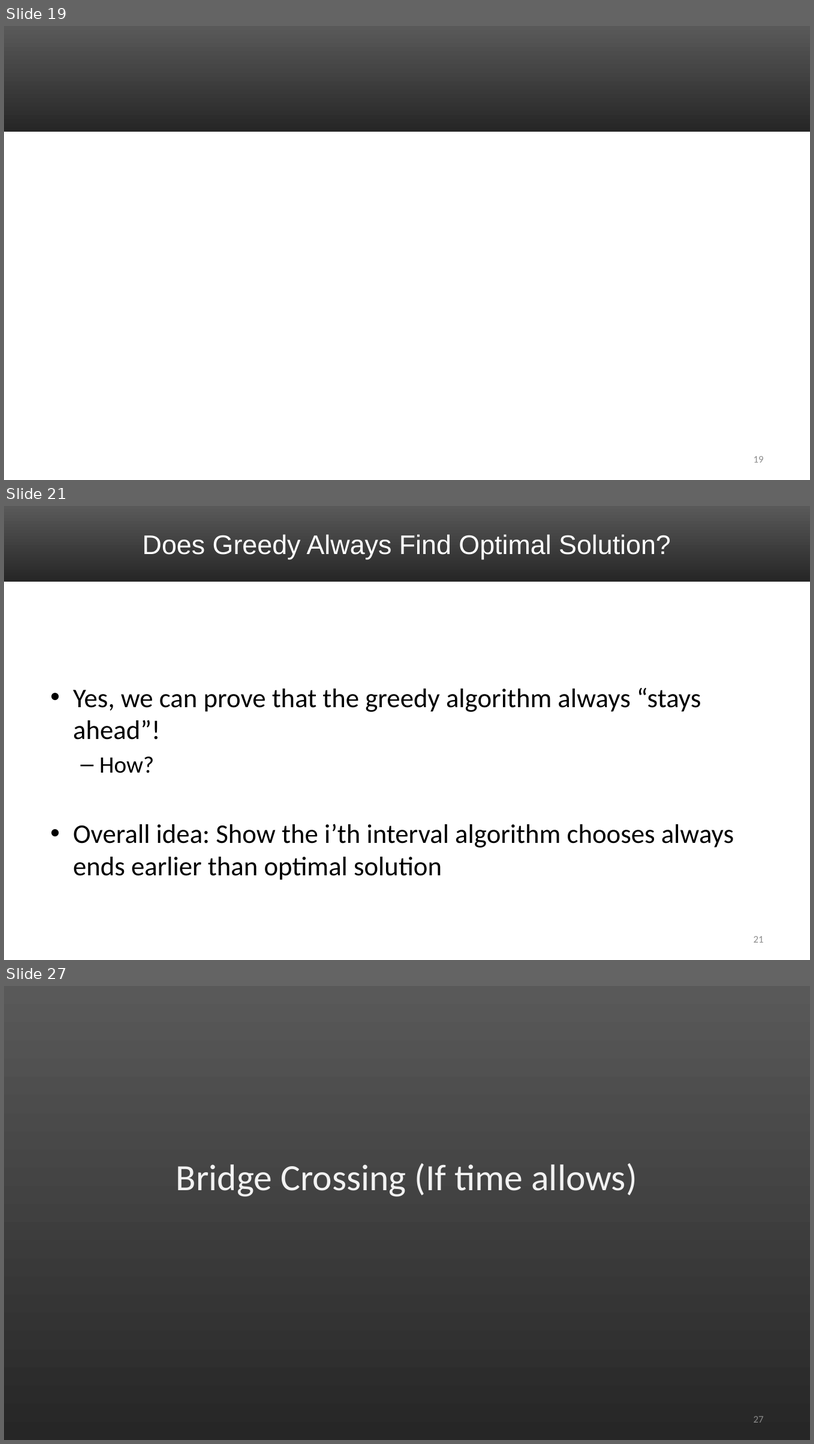
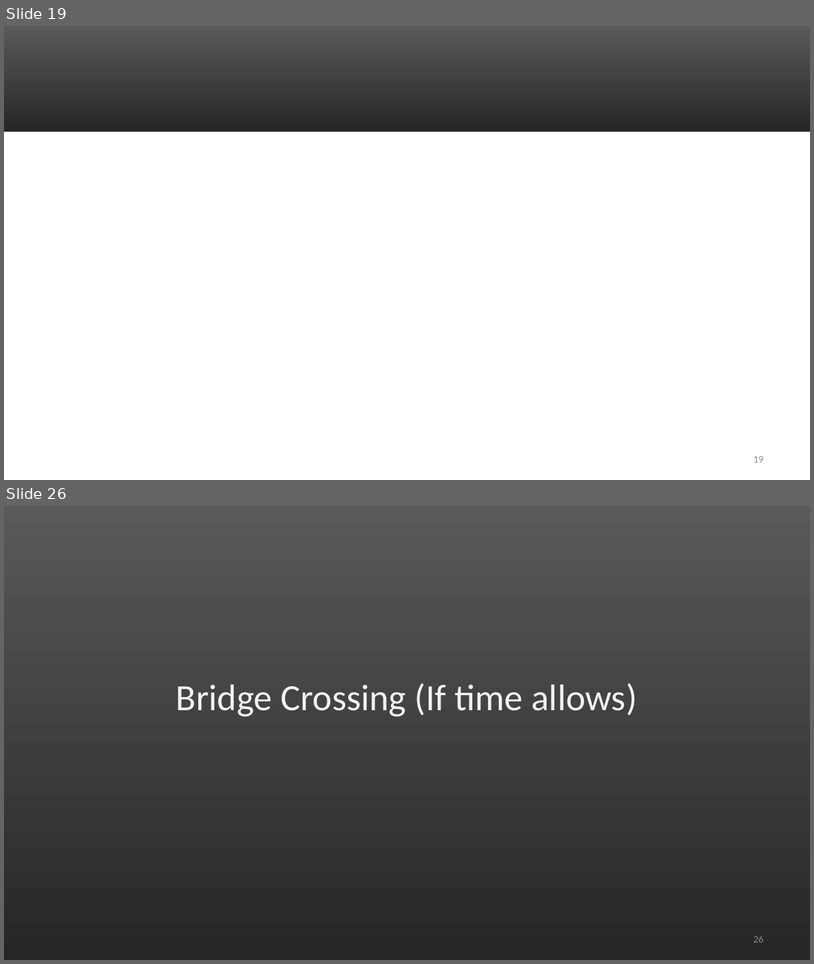
Before and after one commit to markfloryan/dsa2, a slide deck: slides/04-ActivitySelect.pptx. Shown one above the other, each under a label of ours: slides 19, 21 and 27 before the commit, slides 19 and 26 after it; the slides between them are not shown. The pictures are 814x1444 and 814x964 pixels, drawn with LibreOffice and Linux fonts; fonts in the diff are those of the drawing. Boxes give left, top, right and bottom in pixels: in the first picture for what was removed or moved away, otherwise in the second. Text is boxed around its words. In the diff, an @@ line names an element or a change of style, - is before the commit and + after.

```diff
--- a/slides/04-ActivitySelect.pptx
+++ b/slides/04-ActivitySelect.pptx
@@ slide 21 removed at <box>4,506,810,960</box>, background #FFFFFF @@
@@ rectangle removed at <box>4,506,810,582</box> @@
@@ title removed at <box>143,534,671,559</box> @@
-Does Greedy Always Find Optimal Solution?
@@ text removed at <box>73,688,734,880</box> @@
-• Yes, we can prove that the greedy algorithm always “stays ahead”!
-  – How?
-• Overall idea: Show the i’th interval algorithm chooses always ends earlier than optimal solution
@@ page number removed at <box>754,936,764,942</box> @@
-21
@@ what was slide 27 is now slide 26 @@
@@ page number at <box>754,936,764,942</box>: text changed @@
-27
+26
```
Also in this commit, not shown: 6 slides changed, 2 other files.
